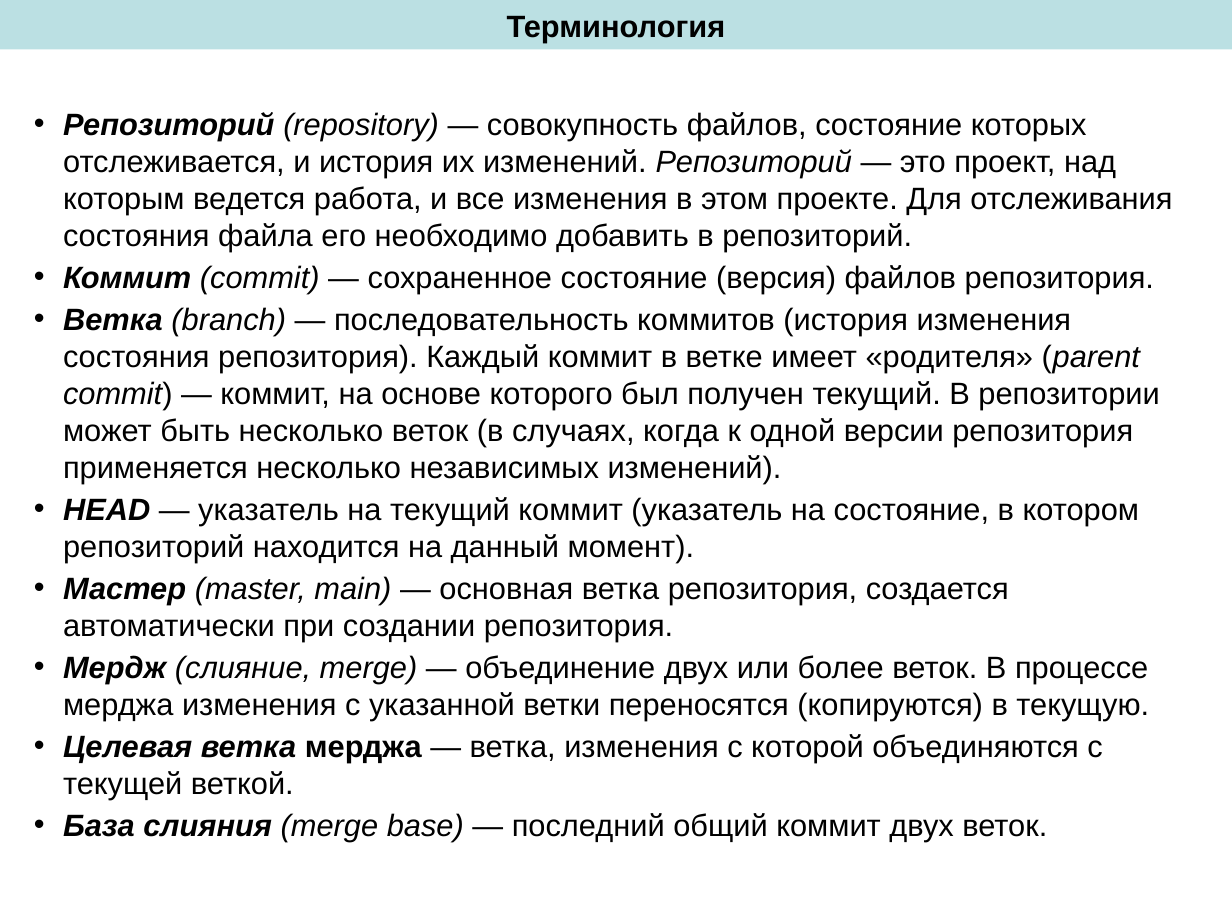
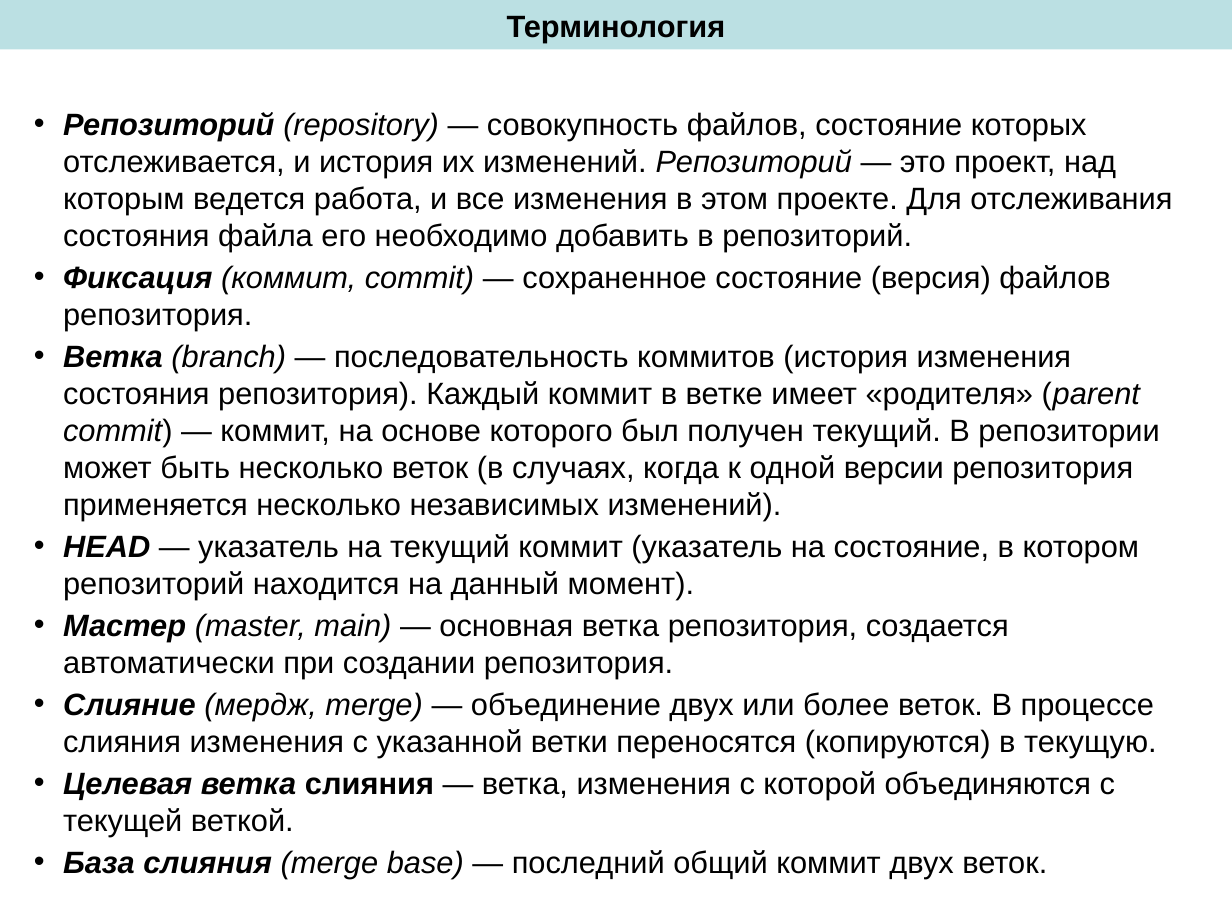
Before and after one commit to gsvmbox/g, a slide deck: slide 9 of 3 Работа с GitHub/5 Управление версиями ПО.ppt. Drawn at 1232x924 pixels with LibreOffice and Linux fonts; fonts in the diff are those of the drawing. Boxes give left, top, right and bottom in pixels: in the first picture for what was removed or moved away, otherwise in the second. Text is boxed around its words. In the diff, an @@ line names an element or a change of style, - is before the commit and + after.

```diff
--- a/3 Работа с GitHub/5 Управление версиями ПО.ppt
+++ b/3 Работа с GitHub/5 Управление версиями ПО.ppt
@@ text at box(63, 265, 1110, 330): text changed @@
-• Коммит (commit) — сохраненное состояние (версия) файлов репозитория.
+• Фиксация (коммит, commit) — сохраненное состояние (версия) файлов репозитория.
@@ text at box(63, 692, 1157, 836): text changed @@
-• Мердж (слияние, merge) — объединение двух или более веток. В процессе мерджа изменения с указанной ветки переносятся (копируются) в текущую.
-• Целевая ветка мерджа — ветка, изменения с которой объединяются с текущей веткой.
+• Слияние (мердж, merge) — объединение двух или более веток. В процессе слияния изменения с указанной ветки переносятся (копируются) в текущую.
+• Целевая ветка слияния — ветка, изменения с которой объединяются с текущей веткой.
```
Also in this commit, not shown: 2 other slides changed, 2 other files.
